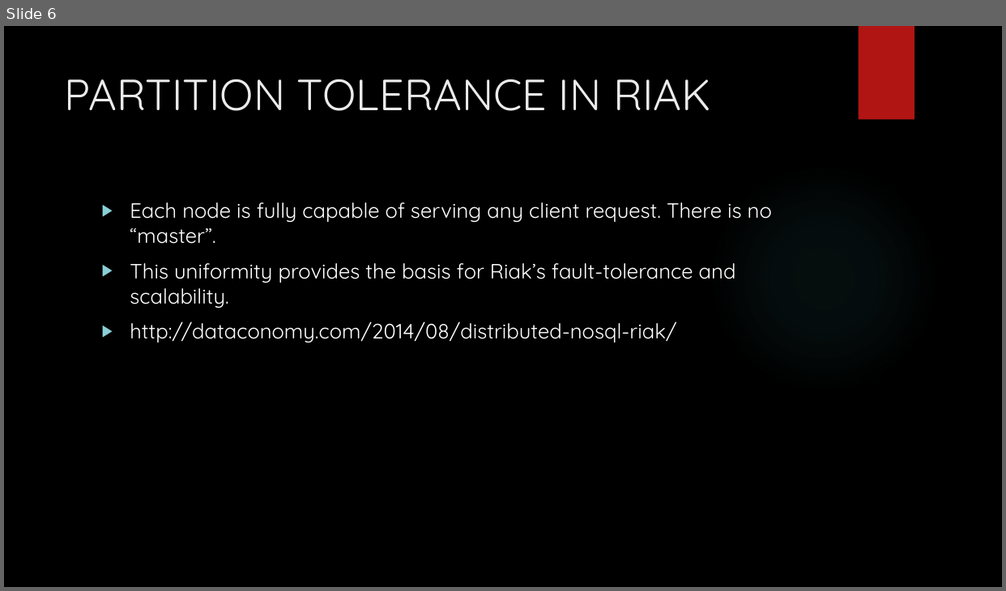
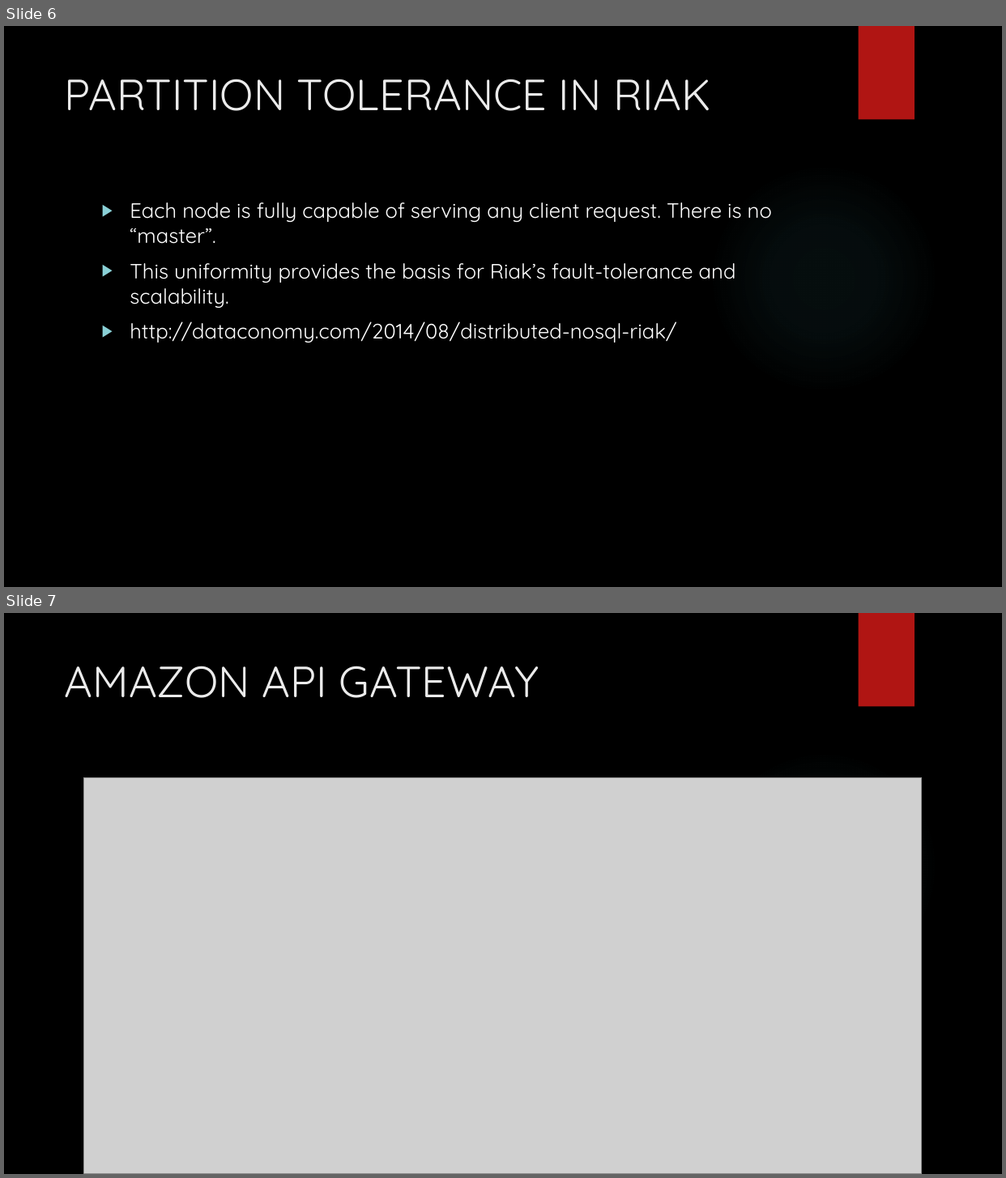
Before and after one commit to IndiraBobburi/sp18-281-cloudburst, a slide deck: Documentation/CMPE281.pptx. Shown one above the other, each under a label of ours: slide 6 before the commit, slides 6 and 7 after it. The pictures are 1006x591 and 1006x1178 pixels, drawn with LibreOffice and Linux fonts; fonts in the diff are those of the drawing; grey boxes stand for pictures; background and template pictures are left out. Boxes give left, top, right and bottom in pixels: in the first picture for what was removed or moved away, otherwise in the second. Text is boxed around its words. In the diff, an @@ line names an element or a change of style, - is before the commit and + after.

```diff
--- a/Documentation/CMPE281.pptx
+++ b/Documentation/CMPE281.pptx
@@ slide 7 added at box(4, 613, 1002, 1174), background picture (left out); not listed: 2 template elements that a slide beside it also shows @@
@@ title added at box(65, 666, 539, 698), 42 pt, text #EBEBEB @@
+AMAZON API GATEWAY
@@ picture added at box(84, 777, 922, 1174) @@
```
Also in this commit, not shown: 1 slide changed, 1 other slide added.
